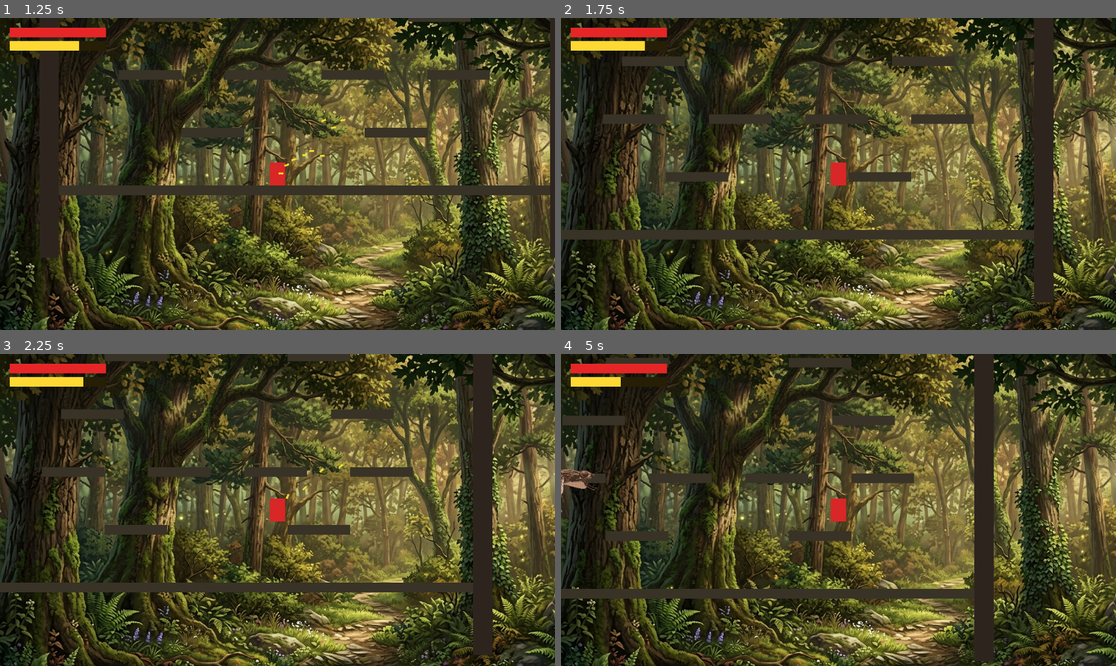
Above: before the commit, frames 1-4 (two rows, left to right).
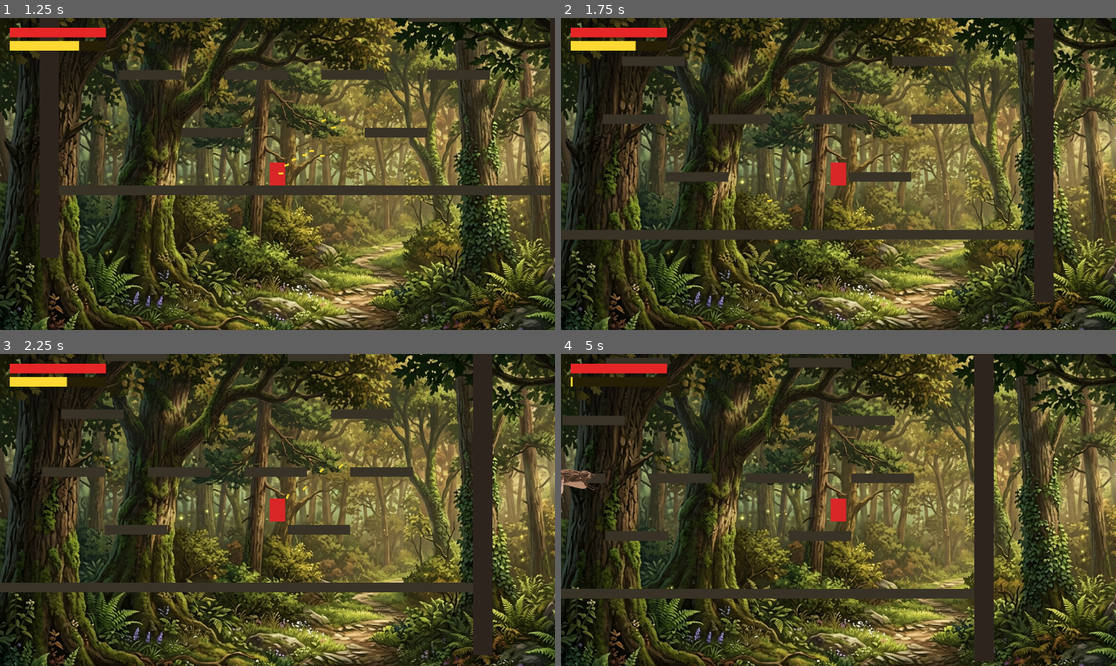
Above: after the commit, the same moments.

Repository: GuilhermeGehring/godot-project
Game: Godot game, scene res://main.tscn
Same seed, same stepped clock (60 frames per second), same inputs: the game is played once before the commit and once after it.
Inputs (mouse positions are in pixels of both pictures, inside the frame that each line leads up to):
- Up to frame 1 (1.25 s): move the mouse to (399, 158) at 0.52 s; press the mouse at (399, 158) at 0.53 s; hold D (move_right) from 0.53 s (still down); tap Space (jump) at 0.77 s; right-click (399, 158) at 0.8 s
- Up to frame 2 (1.75 s): keep holding D (move_right); move the mouse to (727, 189) at 1.27 s; release the mouse at (727, 189) at 1.28 s; right-click (727, 189) at 1.35 s; tap Space (jump) at 1.52 s; click (727, 189) at 1.55 s
- Up to frame 3 (2.25 s): move the mouse to (333, 441) at 2.02 s; release D (move_right) at 2.03 s; press the mouse at (333, 441) at 2.03 s; hold A (move_left) from 2.03 s (still down)
- Up to frame 4 (5 s): right-click (894, 441) at 2.3 s; move the mouse to (810, 572) at 2.77 s; release A (move_left) at 2.78 s; release the mouse at (810, 572) at 2.78 s; hold D (move_right) 2.78-4.28 s; right-click (810, 572) at 2.85 s; tap Space (jump) at 3.02, 3.77, 4.52 s; click (810, 572) at 3.05 s; move the mouse to (1005, 556) at 3.52 s; press the mouse at (1005, 556) at 3.53 s; right-click (1005, 556) at 3.8 s; move the mouse to (672, 463) at 4.27 s; release the mouse at (672, 463) at 4.28 s; hold A (move_left) from 4.28 s (still down); right-click (672, 463) at 4.35 s; click (672, 463) at 4.55 s

Frame 1 is identical in both runs. In frame 2, less than 0.1% of the frame differs, in the area x 13-16%, y 7-11%; in frame 3, less than 0.1%; in frame 4, 0.3%, in the area x 2-11%, y 7-11%.

Commit message:
Adição de mecânica de spray shake recharge

Diff:
--- a/entities/player/player.gd
+++ b/entities/player/player.gd
@@ -6,10 +6,12 @@
 
 const MAX_SPRAY_CHARGE: float = 100.0
 const SPRAY_DRAIN_PER_SEC: float = 40.0
-const SPRAY_RECHARGE_PER_SEC: float = 25.0
 const SPRAY_FIRE_INTERVAL: float = 0.04
 const SPRAY_SPREAD_RAD: float = 0.30
 const SPRAY_BULLET_SPEED: float = 750.0
+
+const SHAKE_RECHARGE_PER_FLIP: float = 2.0
+const SHAKE_MIN_DELTA: float = 5.0
 
 signal health_changed(current: int, maximum: int)
 signal died
@@ -26,6 +28,7 @@
 var _invincible: bool = false
 var _dead: bool = false
 var _fire_accumulator: float = 0.0
+var _last_shake_dy_sign: int = 0
 var _gravity: float = ProjectSettings.get_setting("physics/2d/default_gravity")
 
 func _ready() -> void:
@@ -51,6 +54,27 @@
 
 	move_and_slide()
 	_update_spray(delta)
+
+func _unhandled_input(event: InputEvent) -> void:
+	if _dead:
+		return
+	if event.is_action_released("recharge"):
+		_last_shake_dy_sign = 0
+		return
+	if not Input.is_action_pressed("recharge"):
+		return
+	if not (event is InputEventMouseMotion):
+		return
+	_process_shake(event as InputEventMouseMotion)
+
+func _process_shake(motion: InputEventMouseMotion) -> void:
+	if absf(motion.relative.y) < SHAKE_MIN_DELTA:
+		return
+	var current_sign: int = 1 if motion.relative.y > 0.0 else -1
+	if _last_shake_dy_sign != 0 and current_sign != _last_shake_dy_sign:
+		spray_charge = minf(MAX_SPRAY_CHARGE, spray_charge + SHAKE_RECHARGE_PER_FLIP)
+		spray_changed.emit(spray_charge, MAX_SPRAY_CHARGE)
+	_last_shake_dy_sign = current_sign
 
 func take_damage(amount: int) -> void:
 	if _invincible or _dead:
@@ -78,15 +102,14 @@
 
 func _update_spray(delta: float) -> void:
 	var wants_to_fire: bool = Input.is_action_pressed("fire") and spray_charge > 0.0
-	if wants_to_fire:
-		spray_charge = max(0.0, spray_charge - SPRAY_DRAIN_PER_SEC * delta)
-		_fire_accumulator += delta
-		while _fire_accumulator >= SPRAY_FIRE_INTERVAL and spray_charge > 0.0:
-			_fire_accumulator -= SPRAY_FIRE_INTERVAL
-			_emit_spray_bullet()
-	else:
+	if not wants_to_fire:
 		_fire_accumulator = 0.0
-		spray_charge = min(MAX_SPRAY_CHARGE, spray_charge + SPRAY_RECHARGE_PER_SEC * delta)
+		return
+	spray_charge = max(0.0, spray_charge - SPRAY_DRAIN_PER_SEC * delta)
+	_fire_accumulator += delta
+	while _fire_accumulator >= SPRAY_FIRE_INTERVAL and spray_charge > 0.0:
+		_fire_accumulator -= SPRAY_FIRE_INTERVAL
+		_emit_spray_bullet()
 	spray_changed.emit(spray_charge, MAX_SPRAY_CHARGE)
 
 func _emit_spray_bullet() -> void:
--- a/main.tscn
+++ b/main.tscn
@@ -17,10 +17,10 @@
 [sub_resource type="RectangleShape2D" id="RectangleShape2D_finish"]
 size = Vector2(80, 100)
 
-[node name="Main" type="Node2D"]
+[node name="Main" type="Node2D" unique_id=17548696]
 script = ExtResource("1_main")
 
-[node name="Background" type="CanvasLayer" parent="."]
+[node name="Background" type="CanvasLayer" parent="." unique_id=1125239923]
 layer = -100
 
 [node name="TextureRect" type="TextureRect" parent="Background"]
@@ -29,7 +29,7 @@
 texture = ExtResource("4_bg")
 stretch_mode = 1
 
-[node name="World" type="Node2D" parent="."]
+[node name="World" type="Node2D" parent="." unique_id=1601491236]
 
 [node name="LeftWall" type="StaticBody2D" parent="World"]
 position = Vector2(-530, 100)
@@ -364,39 +364,43 @@
 [node name="Player" parent="." instance=ExtResource("2_player")]
 position = Vector2(-280, 460)
 
-[node name="SpawnTimer" type="Timer" parent="."]
+[node name="SpawnTimer" type="Timer" parent="." unique_id=1816674992]
 wait_time = 2.5
 autostart = true
 
-[node name="UI" type="CanvasLayer" parent="."]
+[node name="UI" type="CanvasLayer" parent="." unique_id=2096976222]
 layer = 100
 
-[node name="HealthBarBg" type="ColorRect" parent="UI"]
+[node name="HealthBarBg" type="ColorRect" parent="UI" unique_id=906585481]
 offset_left = 20.0
 offset_top = 20.0
 offset_right = 220.0
 offset_bottom = 40.0
+mouse_filter = 2
 color = Color(0.2, 0.02, 0.02, 1)
 
-[node name="HealthBarFill" type="ColorRect" parent="UI"]
+[node name="HealthBarFill" type="ColorRect" parent="UI" unique_id=2116999840]
 offset_left = 20.0
 offset_top = 20.0
 offset_right = 220.0
 offset_bottom = 40.0
+mouse_filter = 2
 color = Color(0.9, 0.15, 0.15, 1)
 
-[node name="SprayBarBg" type="ColorRect" parent="UI"]
+[node name="SprayBarBg" type="ColorRect" parent="UI" unique_id=471489514]
 offset_left = 20.0
 offset_top = 48.0
 offset_right = 220.0
 offset_bottom = 68.0
+mouse_filter = 2
 color = Color(0.15, 0.12, 0.02, 1)
 
-[node name="SprayBarFill" type="ColorRect" parent="UI"]
+[node name="SprayBarFill" type="ColorRect" parent="UI" unique_id=523125719]
 offset_left = 20.0
 offset_top = 48.0
 offset_right = 220.0
 offset_bottom = 68.0
+mouse_filter = 2
 color = Color(1, 0.85, 0.2, 1)
 
 [node name="FadeOverlay" type="ColorRect" parent="UI"]
@@ -424,7 +428,7 @@
 
 [node name="Label" type="Label" parent="UI/GameOver/CenterContainer"]
 theme_override_font_sizes/font_size = 48
-text = "GAME OVER
+text = "LEVEL COMPLETE!
 Press SPACE to restart"
 horizontal_alignment = 1
 
--- a/project.godot
+++ b/project.godot
@@ -51,6 +51,11 @@
 "events": [Object(InputEventMouseButton,"resource_local_to_scene":false,"resource_name":"","device":-1,"window_id":0,"a …(253 unchanged characters)…
 ]
 }
+recharge={
+"deadzone": 0.5,
+"events": [Object(InputEventMouseButton,"resource_local_to_scene":false,"resource_name":"","device":-1,"window_id":0,"alt_pressed":false,"shift_pressed":false,"ctrl_pressed":false,"meta_pressed":false,"button_mask":0,"position":Vector2(0, 0),"global_position":Vector2(0, 0),"factor":1.0,"button_index":2,"canceled":false,"pressed":false,"double_click":false,"script":null)
+]
+}
 
 [physics]
 
Not shown: 1 places in main.tscn that only renumber resources
Not shown, changed: docs/ARCHITECTURE.md
Not shown, changed: docs/GAME_RULES.md
Not shown, changed: docs/SESSION_LOG.md
